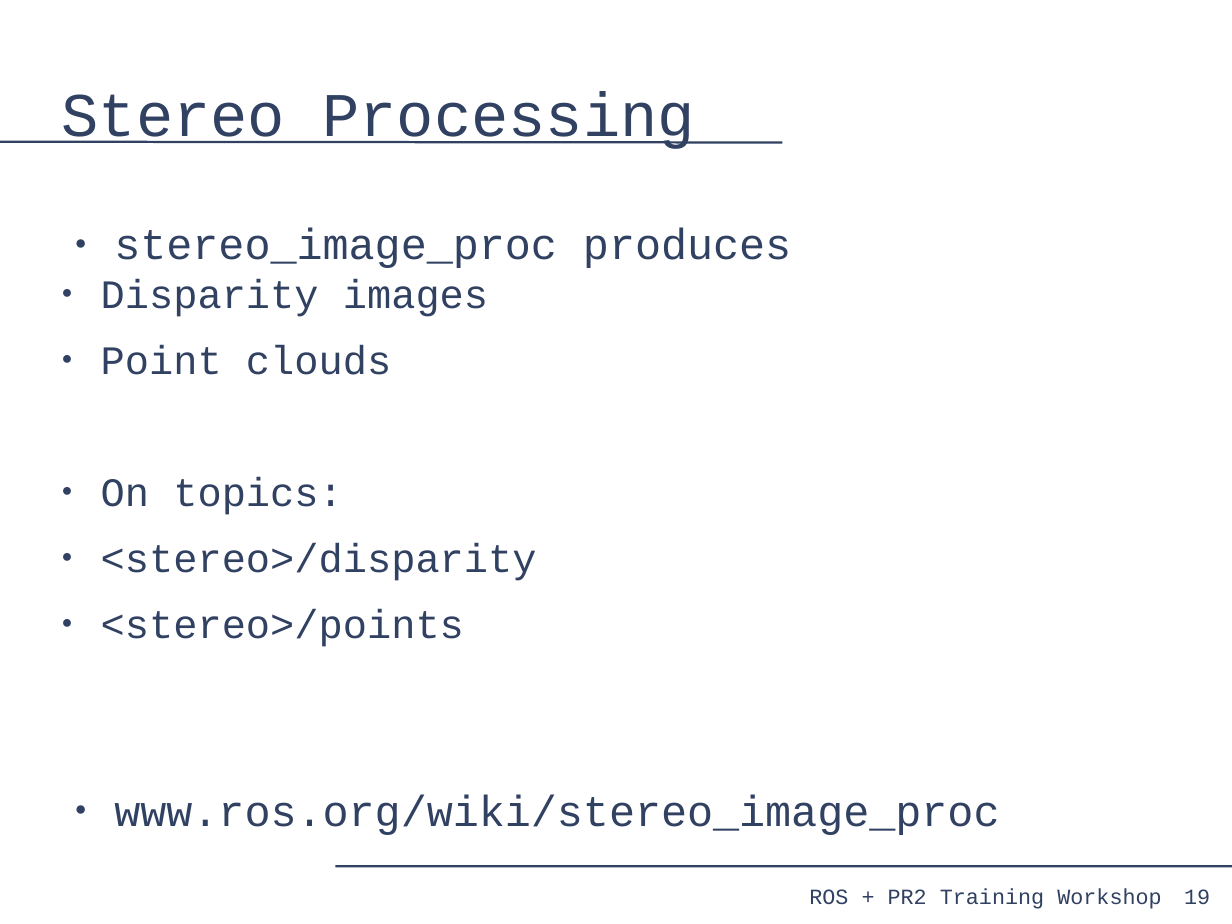
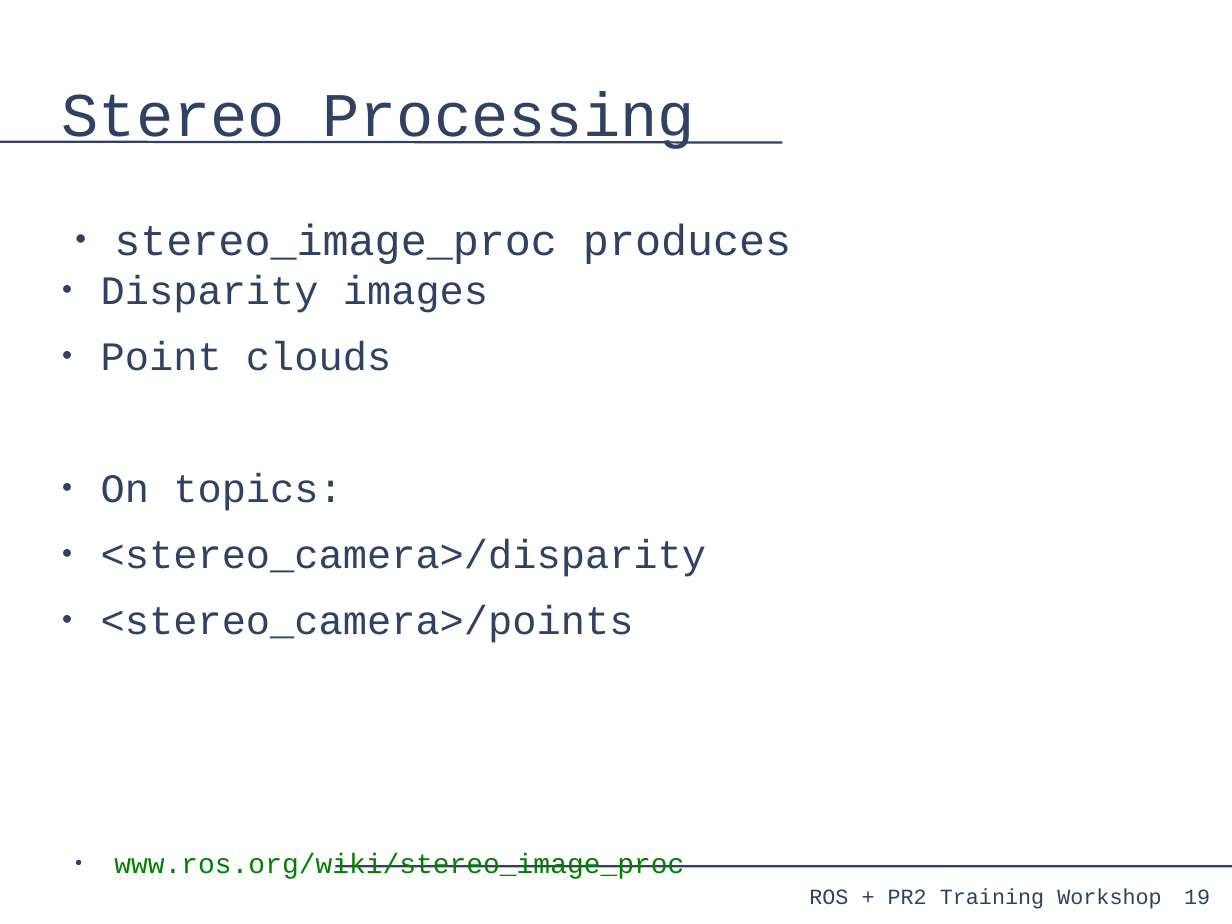
Before and after one commit to PR2/pr2_docs, a slide deck: slide 19 of pr2_training_workshop/processing_camera_data/slides.odp. Drawn at 1232x924 pixels with LibreOffice and Linux fonts; fonts in the diff are those of the drawing. Boxes give left, top, right and bottom in pixels: in the first picture for what was removed or moved away, otherwise in the second. Text is boxed around its words. In the diff, an @@ line names an element or a change of style, - is before the commit and + after.

```diff
--- a/pr2_training_workshop/processing_camera_data/slides.odp
+++ b/pr2_training_workshop/processing_camera_data/slides.odp
@@ text at [101,539,706,643]: text changed @@
-  ● <stereo>/disparity
-  ● <stereo>/points
+  ● <stereo_camera>/disparity
+  ● <stereo_camera>/points
@@ text at [114,853,684,879]: size 28 to 18 pt, text colour #314162 to #008000 in "www.ros.org/wiki/stereo_image_proc" @@
```
Also in this commit, not shown: 17 other slides changed, 2 slides added.
